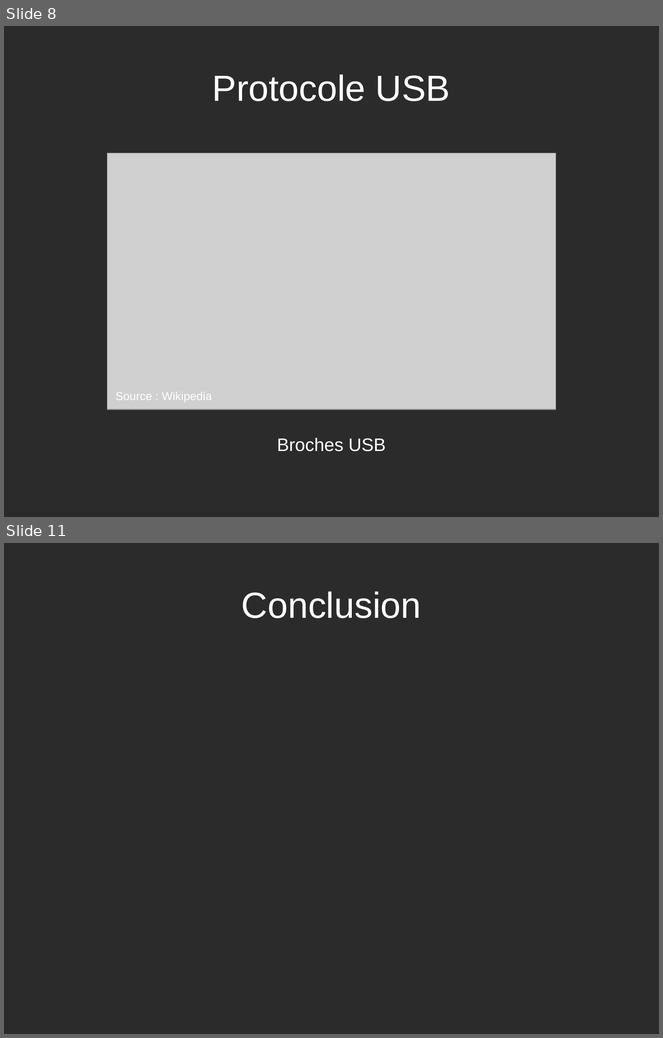
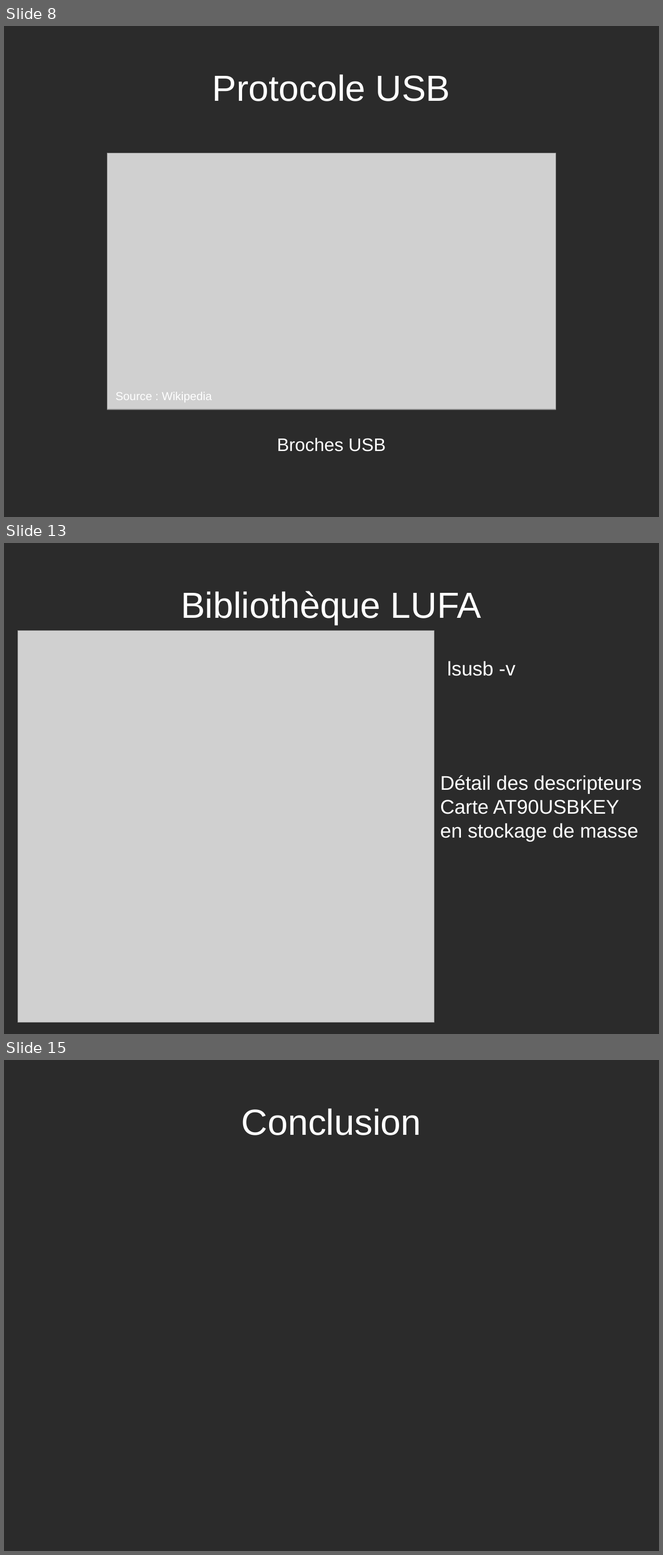
Before and after one commit to rguillomon/IMA3-4_Project, a slide deck: P12(périphUSB).odp. Shown one above the other, each under a label of ours: slides 8 and 11 before the commit, slides 8, 13 and 15 after it; the slides between them are not shown. The pictures are 663x1038 and 663x1555 pixels, drawn with LibreOffice and Linux fonts; fonts in the diff are those of the drawing; grey boxes stand for pictures; background and template pictures are left out; a plain dark background stands for a picture behind light text. Boxes give left, top, right and bottom in pixels: in the first picture for what was removed or moved away, otherwise in the second. Text is boxed around its words. In the diff, an @@ line names an element or a change of style, - is before the commit and + after.

Commit message:
commit : ajout diapos LUFA

```diff
--- a/P12(périphUSB).odp
+++ b/P12(périphUSB).odp
@@ slide 13 added at <box>4,543,659,1034</box>, background picture (left out) @@
@@ title added at <box>181,591,482,625</box>, 44 pt, text #FFFFFF @@
+Bibliothèque LUFA
@@ picture added at <box>18,631,435,1023</box> @@
@@ text added at <box>448,661,516,676</box>, 24 pt, text #FFFFFF @@
+lsusb -v
@@ text added at <box>440,775,642,842</box>, 24 pt, text #FFFFFF @@
+Détail des descripteurs
+Carte AT90USBKEY
+en stockage de masse
@@ what was slide 11 is now slide 15 @@
```
Also in this commit, not shown: 1 slide changed, 4 other slides added, 1 slide removed.
